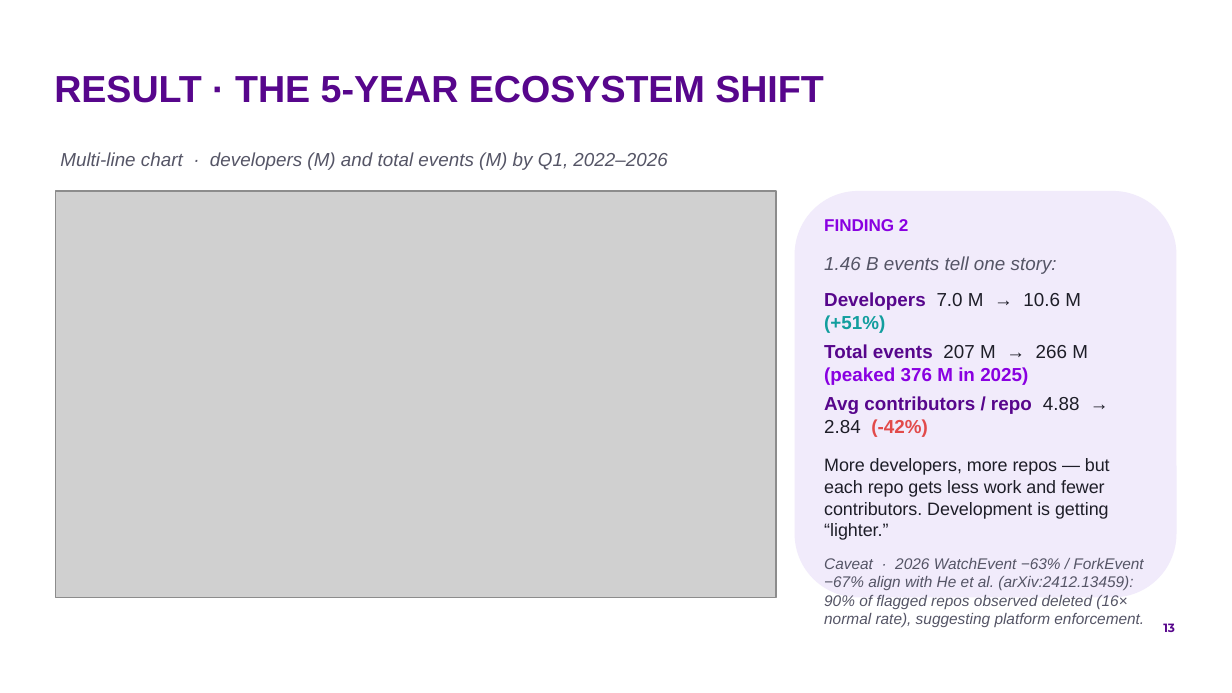
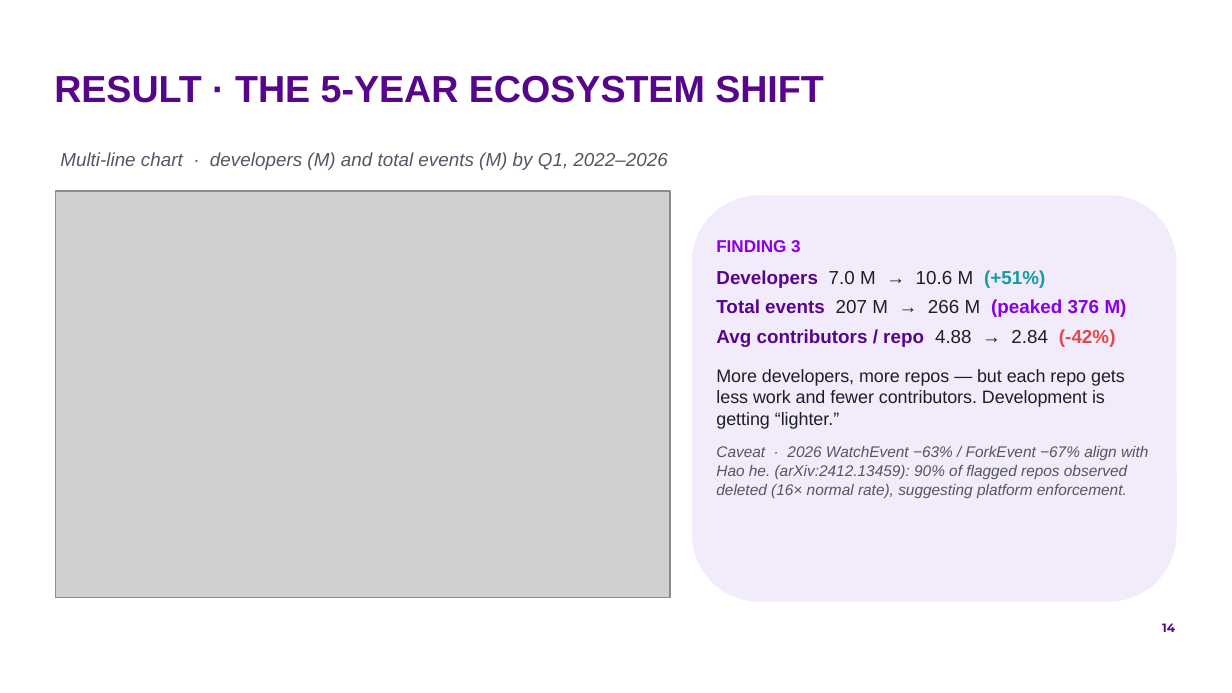
Before and after one commit to by2566-hash/OSS_Pulse, a slide deck: slide 14 of report/presentation/group9_oss_pulse.pptx (slide 13 before the commit). Drawn at 1232x693 pixels with LibreOffice and Linux fonts; fonts in the diff are those of the drawing; grey boxes stand for pictures; background and template pictures are left out. Boxes give left, top, right and bottom in pixels: in the first picture for what was removed or moved away, otherwise in the second. Text is boxed around its words. In the diff, an @@ line names an element or a change of style, - is before the commit and + after.

```diff
--- a/report/presentation/group9_oss_pulse.pptx
+++ b/report/presentation/group9_oss_pulse.pptx
@@ picture: place and size @@
-picture at [55,191,776,598]
+picture at [55,191,670,598]
@@ rounded rectangle: place and size @@
-rounded rectangle at [795,191,1177,598]
+rounded rectangle at [692,195,1177,601]
@@ text "Developers 7.0 M → 10.6 ...": place and size @@
-text "Developers 7.0 M → 10.6 ..." at [824,256,1144,627]
+text "Developers 7.0 M → 10.6 ..." at [716,270,1148,498]
@@ text at [716,240,801,252]: text changed @@
-FINDING 2
+FINDING 3
@@ text at [824,256,1057,274]: paragraph removed @@
-1.46 B events tell one story:
@@ text at [716,299,1127,317]: text changed @@
-Total events 207 M → 266 M (peaked 376 M in 2025)
+Total events 207 M → 266 M (peaked 376 M)
@@ text at [716,446,1148,498]: text changed @@
-Caveat · 2026 WatchEvent −63% / ForkEvent −67% align with He et al. (arXiv:2412.13459): 90% of flagged repos observed deleted (16× normal rate), suggesting platform enforcement.
+Caveat · 2026 WatchEvent −63% / ForkEvent −67% align with Hao he. (arXiv:2412.13459): 90% of flagged repos observed deleted (16× normal rate), suggesting platform enforcement.
@@ page number at [1162,623,1175,632]: text changed @@
-13
+14
```
Also in this commit, not shown: 13 other slides changed, 2 slides added, 1 slide removed, 3 other files.
